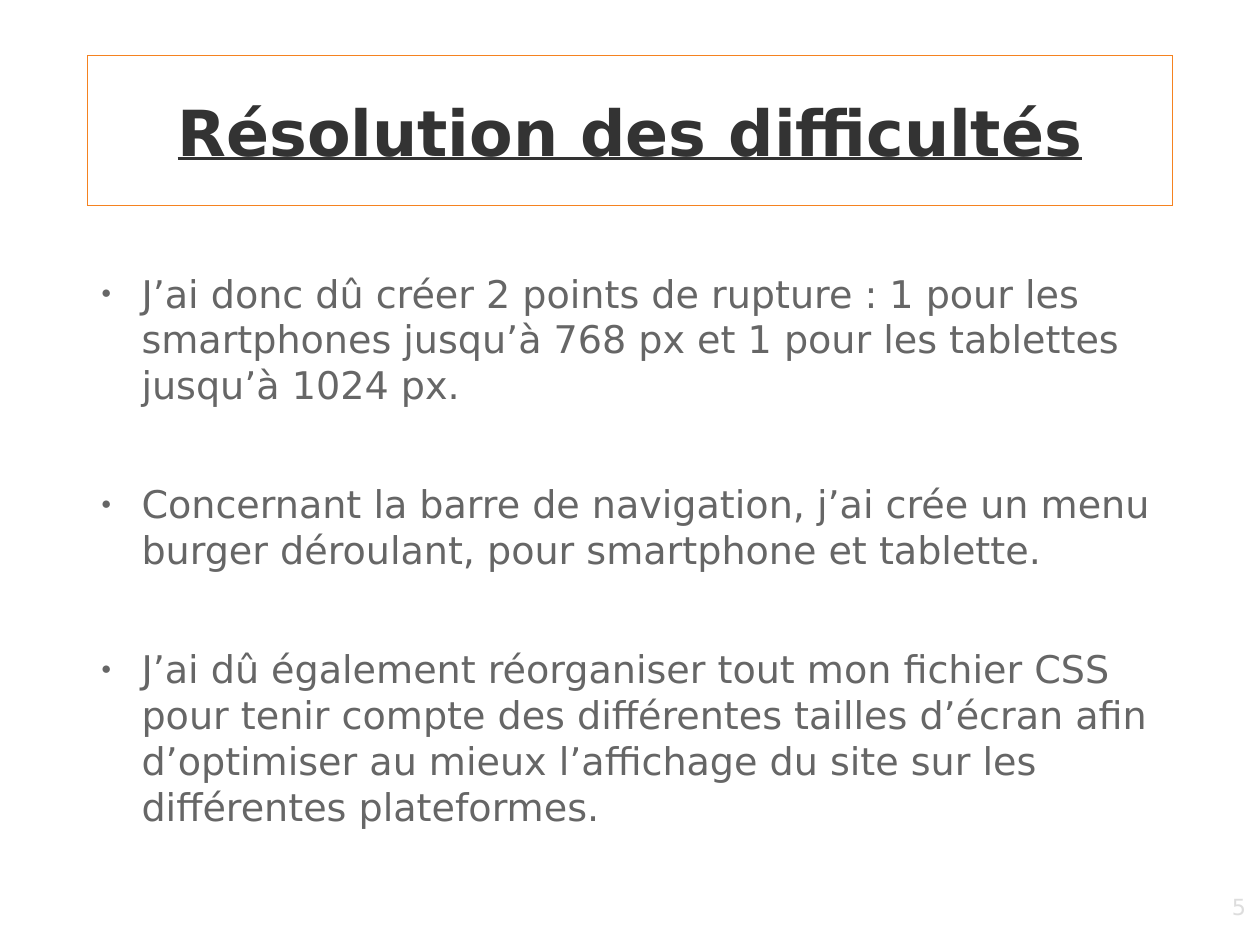
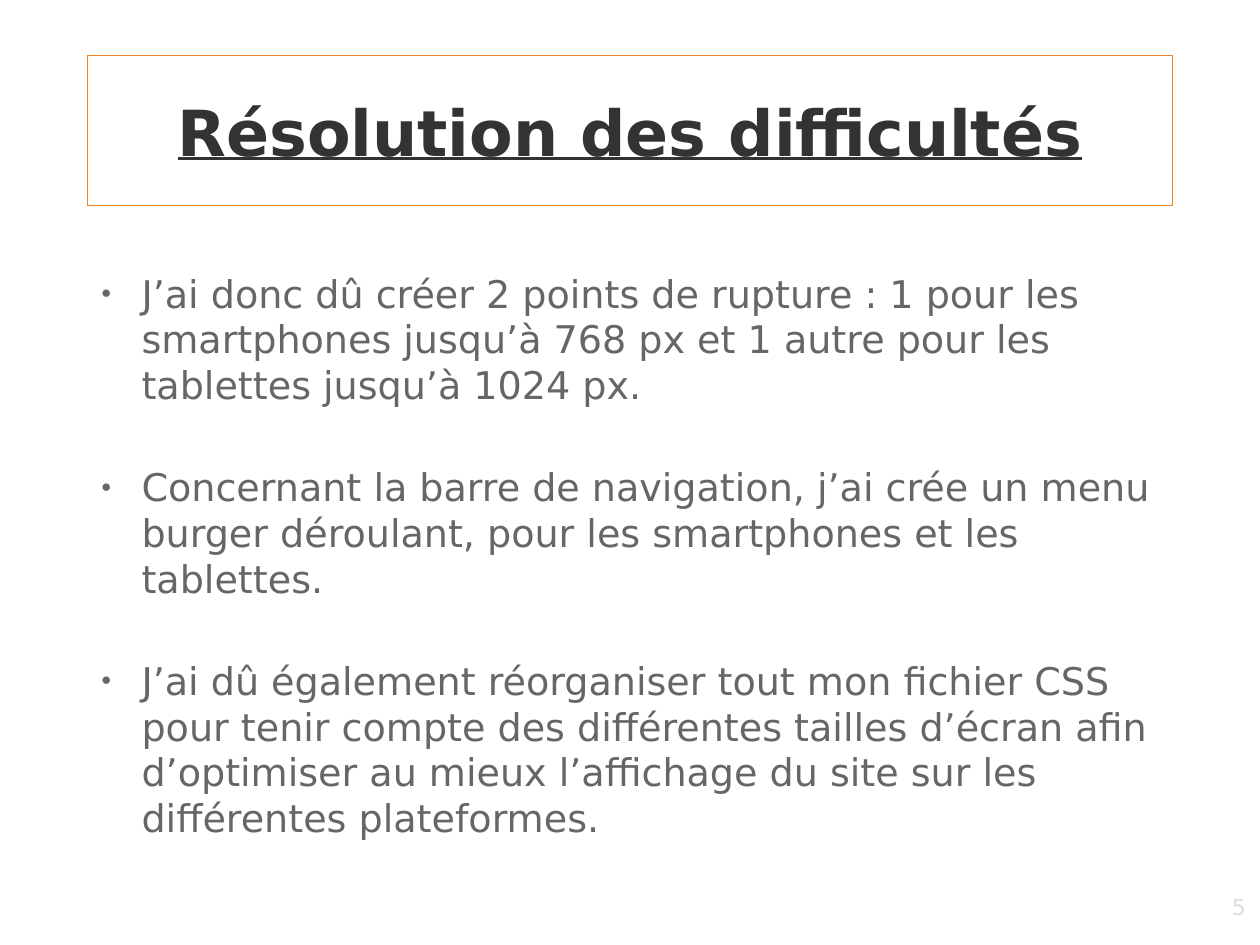
Before and after one commit to gambit13009/webagency, a slide deck: slide 5 of Support-presentation.odp. Drawn at 1260x945 pixels with LibreOffice and Linux fonts; fonts in the diff are those of the drawing; background and template pictures are left out. Boxes give left, top, right and bottom in pixels: in the first picture for what was removed or moved away, otherwise in the second. Text is boxed around its words. In the diff, an @@ line names an element or a change of style, - is before the commit and + after.

```diff
--- a/Support-presentation.odp
+++ b/Support-presentation.odp
@@ text at (142, 277, 1150, 594): text changed @@
-● J’ai donc dû créer 2 points de rupture : 1 pour les smartphones jusqu’à 768 px et 1 pour les tablettes jusqu’à 1024 px.
-● Concernant la barre de navigation, j’ai crée un menu burger déroulant, pour smartphone et tablette.
+● J’ai donc dû créer 2 points de rupture : 1 pour les smartphones jusqu’à 768 px et 1 autre pour les tablettes jusqu’à 1024 px.
+● Concernant la barre de navigation, j’ai crée un menu burger déroulant, pour les smartphones et les tablettes.
```
Also in this commit, not shown: 2 other slides changed.
